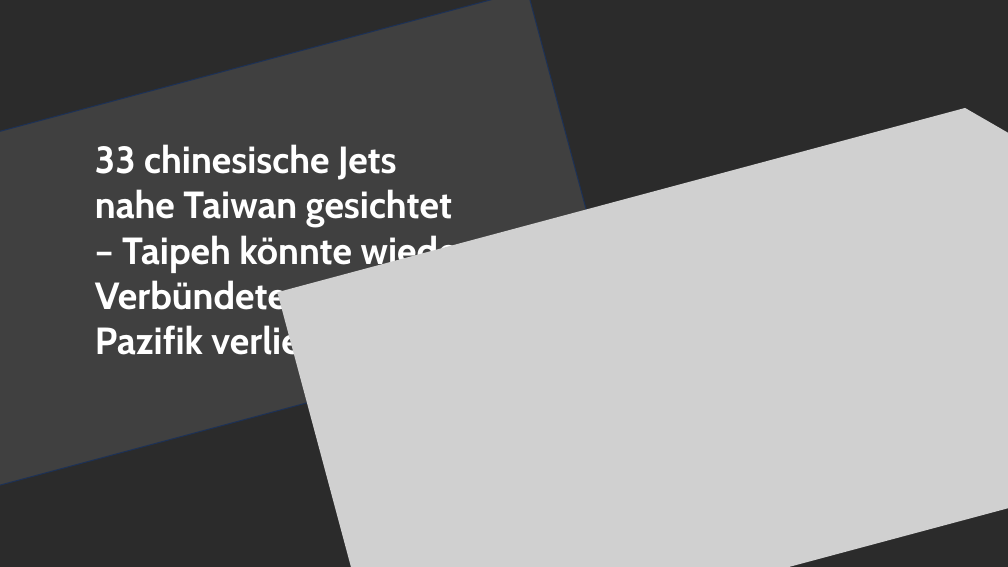
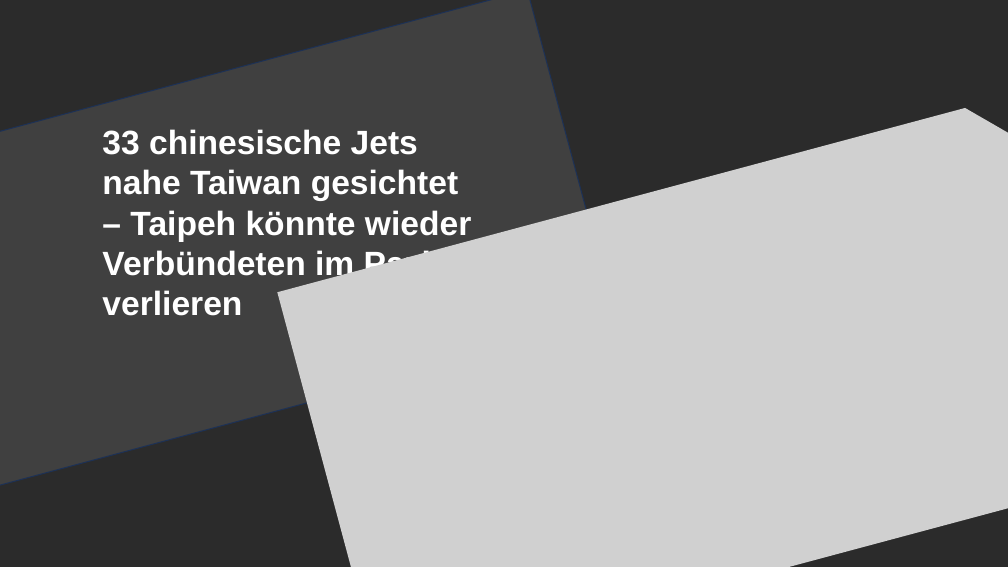
Before and after one commit to Matz21X/2023_24_4BHITS, a slide deck: slide 2 of WIR/Wirtschaft/Zeitungsartikel.pptx. Drawn at 1008x567 pixels with LibreOffice and Linux fonts; fonts in the diff are those of the drawing; grey boxes stand for pictures; background and template pictures are left out; a plain dark background stands for a picture behind light text. Boxes give left, top, right and bottom in pixels: in the first picture for what was removed or moved away, otherwise in the second. Text is boxed around its words. In the diff, an @@ line names an element or a change of style, - is before the commit and + after.

```diff
--- a/WIR/Wirtschaft/Zeitungsartikel.pptx
+++ b/WIR/Wirtschaft/Zeitungsartikel.pptx
@@ text "33 chinesische Jets nahe Taiwan ...": place and size @@
-text "33 chinesische Jets nahe Taiwan ..." at box(95, 144, 471, 363)
+text "33 chinesische Jets nahe Taiwan ..." at box(102, 129, 471, 316)
@@ text "33 chinesische Jets nahe Taiwan ..." at box(102, 129, 471, 316): size 36 to 32 pt, font Cabin to Arial @@
```
Also in this commit, not shown: 4 other slides changed, 1 slide added.
